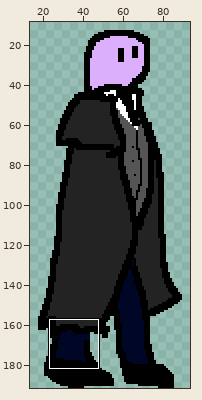
Sprite sheet: Assets/Sprites/Player/PlayerIdle.png. Above: a wide view before the commit, with the close-up outlined.
Close-up. As it was:
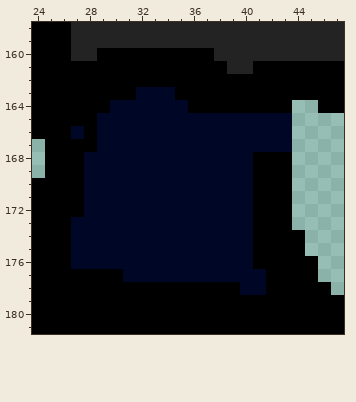
The file is 108x192 pixels. Shown: x 24..47, y 158..181. The wide view leaves out empty margins. The commit also changed other parts of the picture, which this record leaves out.
And afterwards:
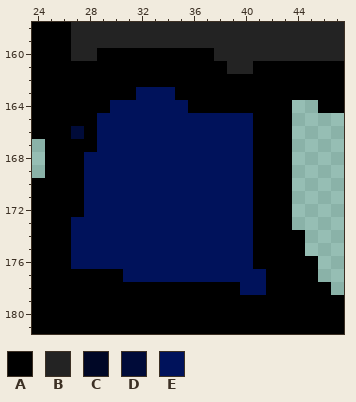
Palette (. is transparent): A #000000  B #232323  C #000726  D #000b39  E #00125b
From old to new:
The author changed colour C to colour A in rows 165 to 167 at x 41 to 43.
The author changed colour C to colour D in row 166 at x 27.
The author changed colour C to colour E in row 163 at x 32 to 34; in row 164 at x 30 to 35; in rows 165 to 167 at x 29 to 40; in rows 168 to 172 at x 28 to 40; in rows 173 to 176 at x 27 to 40; in row 177 at x 31 to 41.
The author changed colour C to colour E in row 178 at x 40 to 41.
Boxes around the changes in both close-ups, in picture pixels (x1, y1, x2, y2):
changed: (71, 87, 292, 295)
